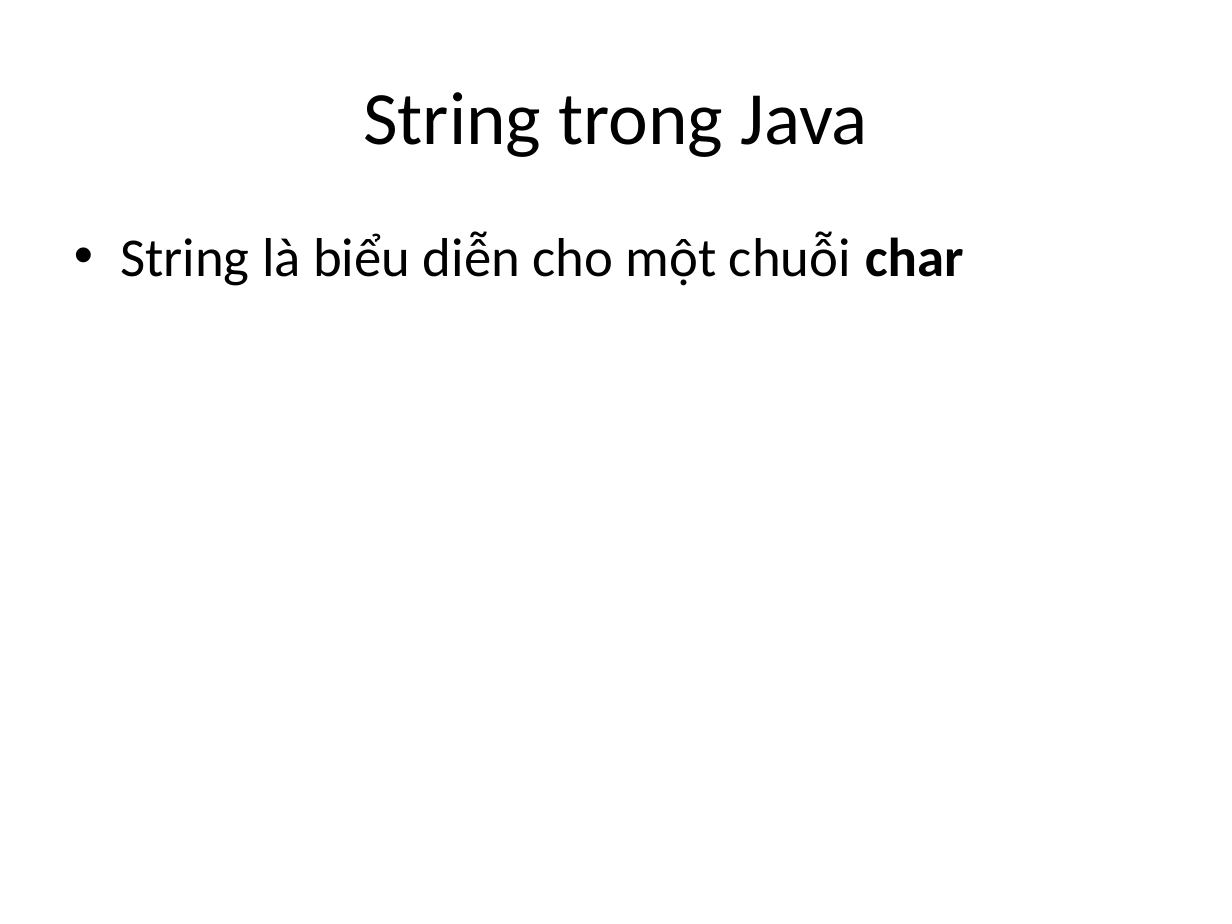
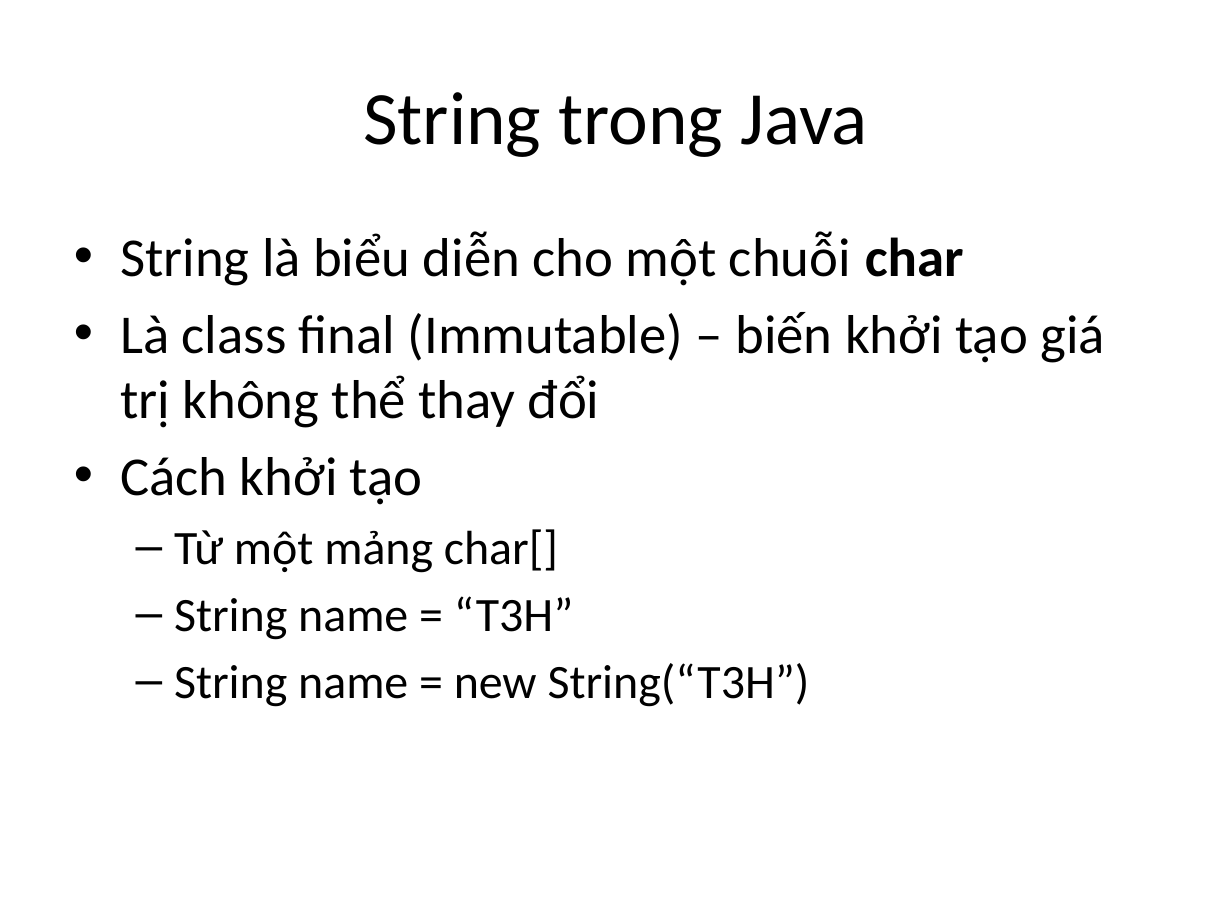
Before and after one commit to phithanh97cs/T3H, a slide deck: slide 5 of 3. Back-end/1. JavaCore/5. String, String Builder, String Buffer.pptx (slide 4 before the commit). Drawn at 1232x924 pixels with LibreOffice and Linux fonts; fonts in the diff are those of the drawing. Boxes give left, top, right and bottom in pixels: in the first picture for what was removed or moved away, otherwise in the second. Text is boxed around its words. In the diff, an @@ line names an element or a change of style, - is before the commit and + after.

```diff
--- a/3. Back-end/1. JavaCore/5. String, String Builder, String Buffer.pptx
+++ b/3. Back-end/1. JavaCore/5. String, String Builder, String Buffer.pptx
@@ text at [120, 312, 1105, 707]: paragraphs added @@
+• Là class final (Immutable) – biến khởi tạo giá trị không thể thay đổi
+• Cách khởi tạo
+  – Từ một mảng char[]
+  – String name = “T3H”
+  – String name = new String(“T3H”)
```
Also in this commit, not shown: 1 other slide changed, 2 slides added, 1 other file.
